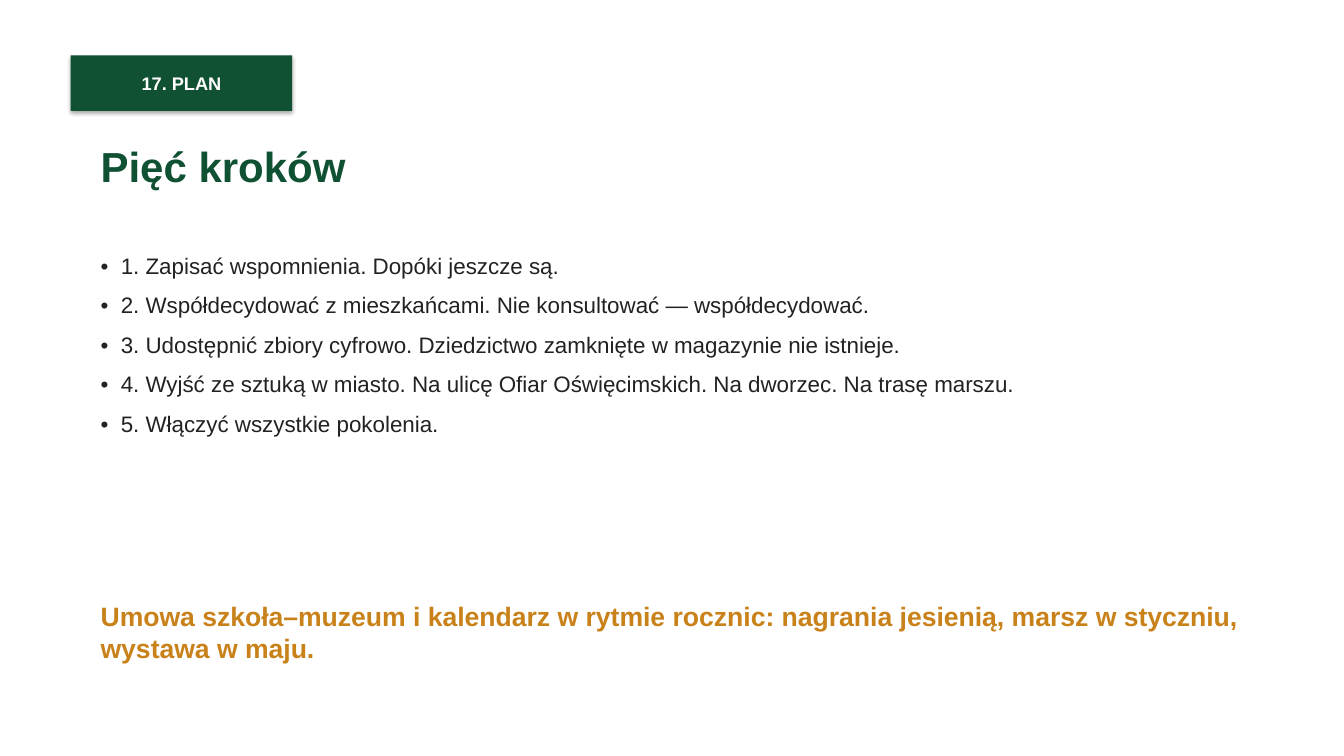
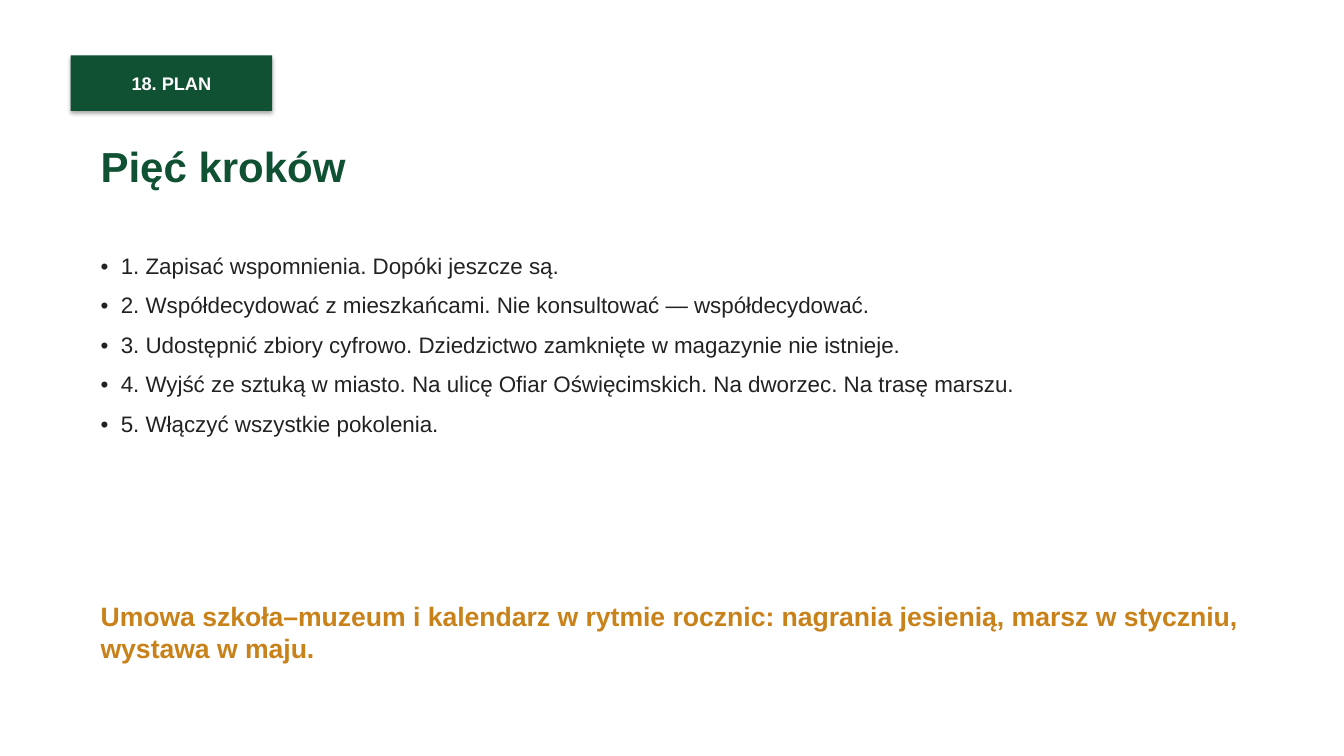
Before and after one commit to mszana-info/mszana, a slide deck: slide 23 of seminarium/prezentacja-muzeum-bez-scian.pptx (slide 22 before the commit). Drawn at 1344x756 pixels with LibreOffice and Linux fonts; fonts in the diff are those of the drawing. Boxes give left, top, right and bottom in pixels: in the first picture for what was removed or moved away, otherwise in the second. Text is boxed around its words. In the diff, an @@ line names an element or a change of style, - is before the commit and + after.

Commit message:
Seminarium: uzupelnione przemowienie + nowy watek mszanski
- przemowienie-muzeum-bez-scian.md/.pdf: wersja gotowa do wygloszenia (13 sekcji,
  didaskalia, plan ciecia do 10 min, zrodla) - ~1950 slow / 16 min
- nowy rozdzial: Grob Ofiar Marszu Smierci w Mszanie (33 ofiary, pomnik 1965,
  tablice z 2011 r., tablica wdziecznosci w kosciele sw. Jerzego) + slajd w prezentacji
- uzupelnione fakty: ul. Ofiar Oswiecimskich (pomnik i krzyz), dworzec Rybnicka 2A,
  pierwszy Marsz Pamieci przez Zory 25-26.01.2025, Swierklany (13 ofiar, pomnik 1948),
  start Marszu Pamieci 2012 (Jan Stolarz)
- artykul i podstrona zaktualizowane; generator PDF przemowienia; README

```diff
--- a/seminarium/prezentacja-muzeum-bez-scian.pptx
+++ b/seminarium/prezentacja-muzeum-bez-scian.pptx
@@ rectangle "18. PLAN": place and size @@
-rectangle "18. PLAN" at [71, 55, 292, 111]
+rectangle "18. PLAN" at [71, 55, 272, 111]
@@ text in rectangle at [132, 77, 211, 90]: text changed @@
-17. PLAN
+18. PLAN
```
Also in this commit, not shown: 19 other slides changed, 1 slide added, 10 other files.
